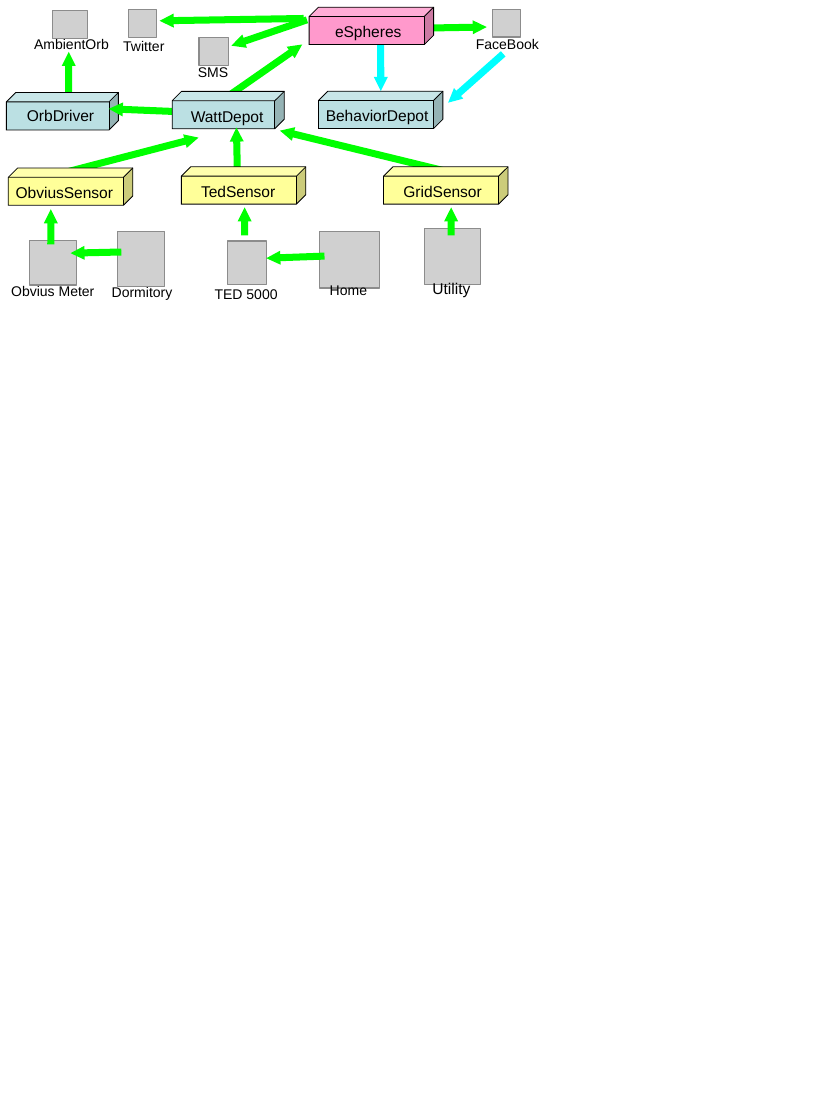
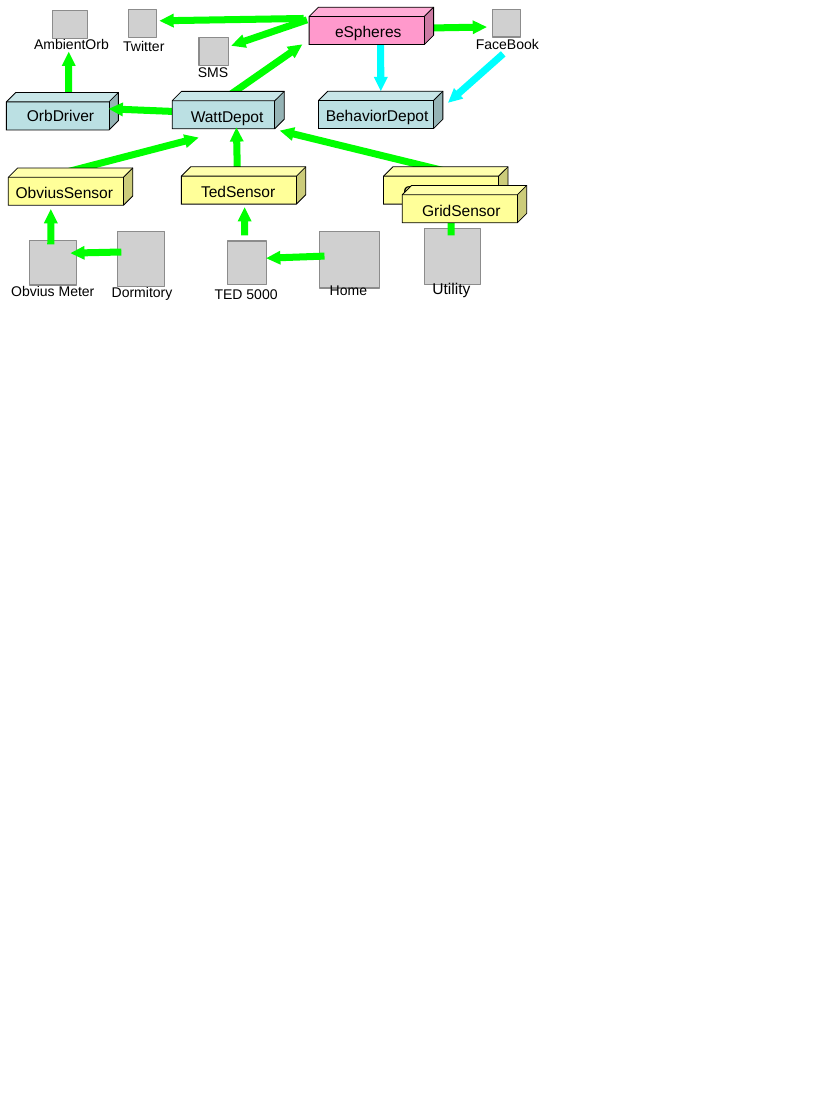
Before and after one commit to csdl/techreports, a slide deck: slide 2 of techreports/09-15/figs.ppt. Drawn at 840x1120 pixels with LibreOffice and Linux fonts; fonts in the diff are those of the drawing; grey boxes stand for pictures. Boxes give left, top, right and bottom in pixels: in the first picture for what was removed or moved away, otherwise in the second. Text is boxed around its words. In the diff, an @@ line names an element or a change of style, - is before the commit and + after.

```diff
--- a/techreports/09-15/figs.ppt
+++ b/techreports/09-15/figs.ppt
@@ cube added at bbox=[402, 186, 526, 223], fill #FFFF99, outline #000000 0.51 pt @@
@@ text added at bbox=[403, 185, 481, 195], 10 pt, text #000000 @@
+GridSensor
```
Also in this commit, not shown: 2 slides added, 6 other files.
